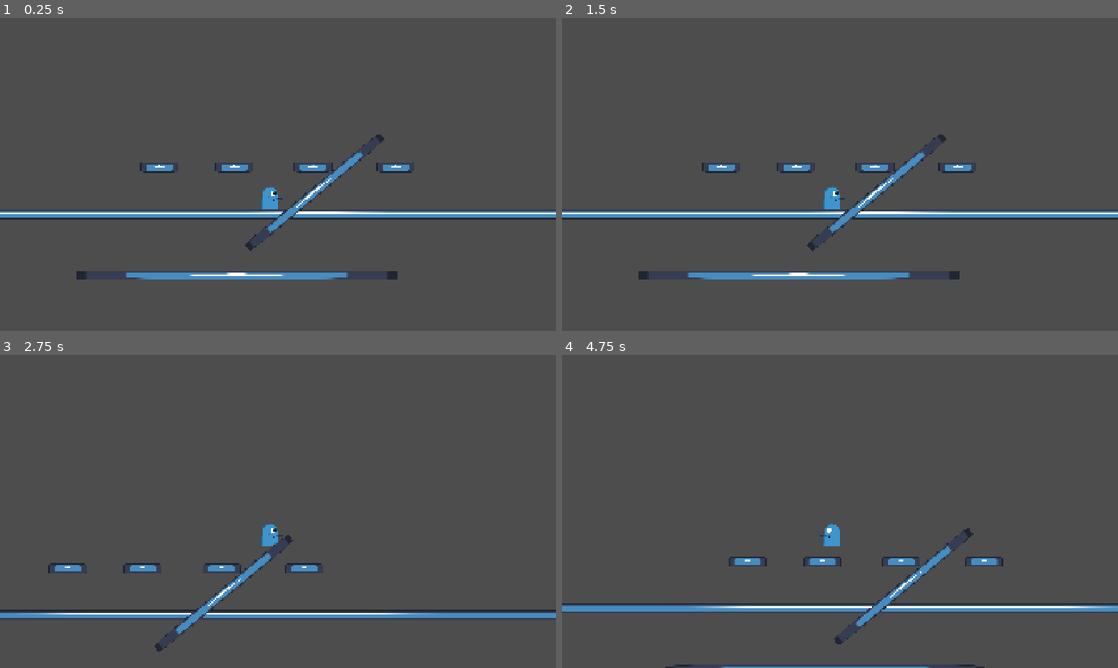
Above: before the commit, frames 1-4 (two rows, left to right).
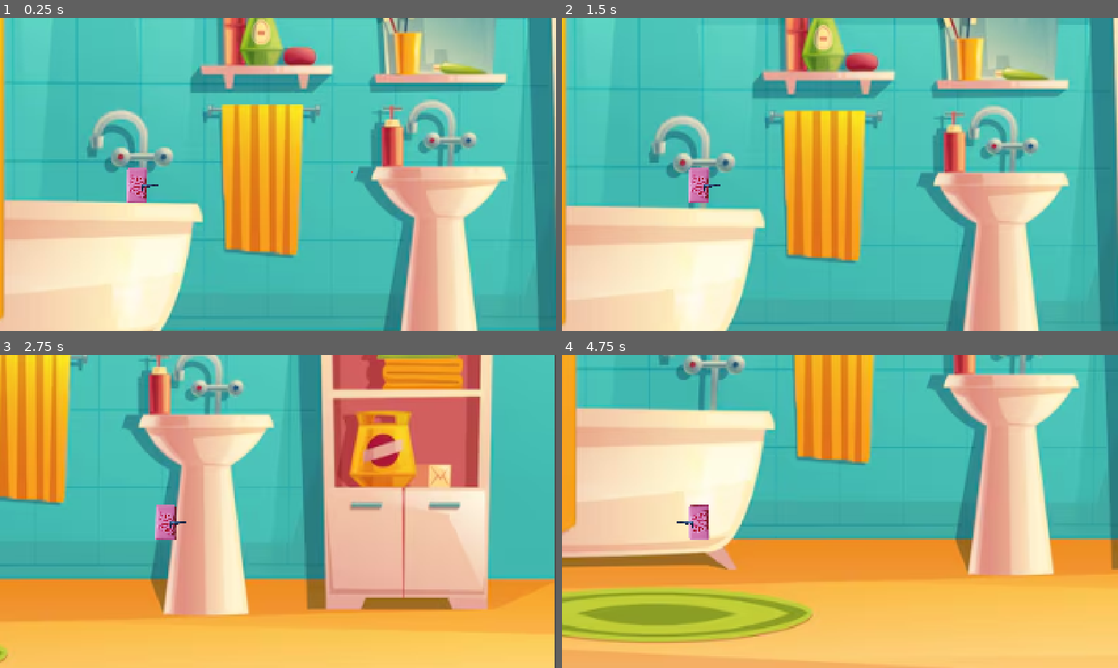
Above: after the commit, the same moments.

Repository: parlakportakal/silahasokan
Game: Godot game, scene res://Scenes/main.tscn
The game is run twice, just before and just after one commit, with the same random seed, the same clock (stepped at 60 frames per second) and the same inputs. The engine's default icon, where the game draws it, is replaced by a stand-in: a white triangle on a blue panel in a dark square.
Inputs (mouse positions are in pixels of both pictures, inside the frame that each line leads up to):
- Up to frame 1 (0.25 s): no input
- Up to frame 2 (1.5 s): tap Enter (ui_accept) at 0.5, 0.77 s; move the mouse to (962, 158) at 0.52 s; hold Right (ui_right) from 0.53 s (still down); tap S (asagi) at 0.6 s; move the mouse to (728, 190) at 1.27 s; tap R (rHARFi) at 1.35 s
- Up to frame 3 (2.75 s): tap Enter (ui_accept) at 1.52, 2 s; move the mouse to (333, 442) at 2.02 s; release Right (ui_right) at 2.03 s; hold Left (ui_left) from 2.03 s (still down); hold D (saga) from 2.03 s (still down)
- Up to frame 4 (4.75 s): move the mouse to (812, 574) at 2.77 s; release Left (ui_left) at 2.78 s; release D (saga) at 2.78 s; hold Right (ui_right) 2.78-4.28 s; click (812, 574) at 2.85 s; tap Enter (ui_accept) at 3.02, 3.5, 3.77, 4.52 s; move the mouse to (1006, 558) at 3.52 s; hold A (sola) 3.53-4.28 s; move the mouse to (673, 464) at 4.27 s; hold Left (ui_left) from 4.28 s (still down); tap Space (zipla) at 4.35 s

The runs differ from the first frame. In frame 1, 100% of the frame differs, in the area x 0-100%, y 0-100%; in frame 2, 100%; in frame 3, 100%; in frame 4, 100%.

Commit message:
iki tane harita 1 tane perde 1 tane bounty

Diff:
--- a/Scenes/main.tscn
+++ b/Scenes/main.tscn
@@ -2,55 +2,110 @@
 
 [ext_resource type="Script" uid="uid://b0rl2noq8ga8i" path="res://Scripts/main.gd" id="1_8gbba"]
 [ext_resource type="PackedScene" uid="uid://835xbk7lq8cw" path="res://Scenes/platform.tscn" id="1_bo1nx"]
+[ext_resource type="Texture2D" uid="uid://bh0tjdsqq6gpf" path="res://Assets/civirzivir/arkaplan.png" id="2_6bp64"]
 [ext_resource type="PackedScene" uid="uid://cmtgnb445pe26" path="res://Scenes/player.tscn" id="2_8gbba"]
 [ext_resource type="PackedScene" uid="uid://bgld8x6dlgami" path="res://Scenes/silahlarscence/pistol.tscn" id="4_jjvhh"]
 [ext_resource type="PackedScene" uid="uid://bf6niddbhclxo" path="res://Scenes/mermi.tscn" id="5_kry3j"]
+[ext_resource type="Texture2D" uid="uid://26whi1h644ba" path="res://Assets/civirzivir/perde.png" id="7_344ge"]
+[ext_resource type="Texture2D" uid="uid://br5ub5r0t6is5" path="res://Assets/civirzivir/perde2.png" id="8_344ge"]
 
 [node name="main" type="Node2D" unique_id=2134541721]
 script = ExtResource("1_8gbba")
 
+[node name="Arkaplan" type="Sprite2D" parent="." unique_id=1907234395]
+position = Vector2(563, 310.00003)
+scale = Vector2(1.6236501, 1.6236501)
+texture = ExtResource("2_6bp64")
+
 [node name="PLATFORMLAR" type="Node" parent="." unique_id=374862151]
 
-[node name="PLATFORM" parent="PLATFORMLAR" unique_id=1875693618 instance=ExtResource("1_bo1nx")]
-position = Vector2(503, 370)
-scale = Vector2(11.479998, 1)
+[node name="PLATFORM6" parent="PLATFORMLAR" unique_id=1956561074 instance=ExtResource("1_bo1nx")]
+position = Vector2(260, 381.00003)
+rotation = 0.017179232
+scale = Vector2(0.6503712, 1.0155843)
 
-[node name="PLATFORM2" parent="PLATFORMLAR" unique_id=1868514009 instance=ExtResource("1_bo1nx")]
-position = Vector2(335, 496)
+[node name="PLATFORM7" parent="PLATFORMLAR" unique_id=1875693618 instance=ExtResource("1_bo1nx")]
+position = Vector2(556, 219.00003)
+rotation = 0.003840969
+scale = Vector2(0.23111154, 0.788217)
 
-[node name="PLATFORM3" parent="PLATFORMLAR" unique_id=1412163715 instance=ExtResource("1_bo1nx")]
-position = Vector2(176, 274)
-scale = Vector2(0.120000005, 1)
+[node name="PLATFORM17" parent="PLATFORMLAR" unique_id=1522590111 instance=ExtResource("1_bo1nx")]
+position = Vector2(556, 219.00003)
+rotation = 0.003840969
+scale = Vector2(0.23111154, 0.788217)
 
-[node name="PLATFORM4" parent="PLATFORMLAR" unique_id=995882973 instance=ExtResource("1_bo1nx")]
-position = Vector2(330, 274)
-scale = Vector2(0.120000005, 1)
+[node name="PLATFORM16" parent="PLATFORMLAR" unique_id=45553058 instance=ExtResource("1_bo1nx")]
+position = Vector2(756, 17)
+rotation = 0.003840969
+scale = Vector2(0.23111154, 0.788217)
 
-[node name="PLATFORM5" parent="PLATFORMLAR" unique_id=1944564951 instance=ExtResource("1_bo1nx")]
-position = Vector2(492, 274)
-scale = Vector2(0.120000005, 1)
+[node name="PLATFORM8" parent="PLATFORMLAR" unique_id=323929823 instance=ExtResource("1_bo1nx")]
+position = Vector2(758, 232)
+rotation = -0.01156584
+scale = Vector2(0.23111154, 0.788217)
 
-[node name="PLATFORM7" parent="PLATFORMLAR" unique_id=1923722368 instance=ExtResource("1_bo1nx")]
-position = Vector2(496.00003, 325)
-rotation = -0.69266117
-scale = Vector2(0.5450617, 1)
+[node name="PLATFORM9" parent="PLATFORMLAR" unique_id=1264084822 instance=ExtResource("1_bo1nx")]
+position = Vector2(756.99994, 339.99997)
+rotation = 0.009819103
+scale = Vector2(0.23111154, 0.788217)
 
-[node name="PLATFORM6" parent="PLATFORMLAR" unique_id=1956561074 instance=ExtResource("1_bo1nx")]
-position = Vector2(662, 274)
-scale = Vector2(0.120000005, 1)
+[node name="PLATFORM10" parent="PLATFORMLAR" unique_id=455344758 instance=ExtResource("1_bo1nx")]
+position = Vector2(990.99994, 179.00002)
+rotation = 0.0030467832
+scale = Vector2(0.29727802, 0.70116)
+
+[node name="PLATFORM11" parent="PLATFORMLAR" unique_id=1303109712 instance=ExtResource("1_bo1nx")]
+position = Vector2(991, 13)
+rotation = 0.0013437796
+scale = Vector2(0.31650713, 0.699934)
+
+[node name="PLATFORM12" parent="PLATFORMLAR" unique_id=1938322523 instance=ExtResource("1_bo1nx")]
+position = Vector2(988.99994, 308.00003)
+rotation = -0.00489458
+scale = Vector2(0.30218166, 0.5153067)
+
+[node name="PLATFORM13" parent="PLATFORMLAR" unique_id=691248361 instance=ExtResource("1_bo1nx")]
+position = Vector2(993.99994, 421.00003)
+rotation = -0.00489458
+scale = Vector2(0.2686869, 0.44450063)
+
+[node name="PLATFORM14" parent="PLATFORMLAR" unique_id=446709257 instance=ExtResource("1_bo1nx")]
+position = Vector2(562, 613)
+rotation = -0.0027981626
+scale = Vector2(1.834506, 0.47930914)
+
+[node name="PLATFORM15" parent="PLATFORMLAR" unique_id=857479818 instance=ExtResource("1_bo1nx")]
+position = Vector2(261, 26)
+rotation = 0.0045252843
+scale = Vector2(0.7228227, 0.5129696)
 
 [node name="player" parent="." unique_id=1857629448 instance=ExtResource("2_8gbba")]
 position = Vector2(404, 338)
 
-[node name="Camera2D" type="Camera2D" parent="player" unique_id=237960700]
-position = Vector2(16, 25)
-offset = Vector2(0, -75)
-ignore_rotation = false
-zoom = Vector2(1.68, 1.68)
-position_smoothing_speed = 12.855
-
 [node name="pistol" parent="player" unique_id=263644930 instance=ExtResource("4_jjvhh")]
 position = Vector2(15, 2)
 
+[node name="Camera2D" type="Camera2D" parent="player" unique_id=237960700]
+position = Vector2(165, 62)
+scale = Vector2(2.268849, 1.3246347)
+offset = Vector2(0, -75)
+ignore_rotation = false
+zoom = Vector2(2.96, 2.96)
+limit_left = -28
+limit_top = 13
+limit_right = 1165
+limit_bottom = 793
+position_smoothing_speed = 12.855
+
 [node name="mermi" parent="." unique_id=1313714118 instance=ExtResource("5_kry3j")]
 position = Vector2(431, 337)
+
+[node name="Perde" type="Sprite2D" parent="." unique_id=1071804381]
+position = Vector2(567, 313.00003)
+scale = Vector2(1.6389999, 1.6389999)
+texture = ExtResource("7_344ge")
+
+[node name="Perde2" type="Sprite2D" parent="Perde" unique_id=394381367]
+position = Vector2(-3.6607666, -1.2202759)
+scale = Vector2(1.029279, 1.029279)
+texture = ExtResource("8_344ge")
--- a/Scenes/platform.tscn
+++ b/Scenes/platform.tscn
@@ -1,6 +1,4 @@
 [gd_scene format=3 uid="uid://835xbk7lq8cw"]
-
-[ext_resource type="Texture2D" uid="uid://h4x0tusyksxb" path="res://icon.svg" id="1_1rc8e"]
 
 [sub_resource type="RectangleShape2D" id="RectangleShape2D_8k338"]
 size = Vector2(660, 20)
@@ -13,7 +11,3 @@
 [node name="CollisionShape2D" type="CollisionShape2D" parent="StaticBody2D" unique_id=613664931]
 shape = SubResource("RectangleShape2D_8k338")
 one_way_collision = true
-
-[node name="Sprite2D" type="Sprite2D" parent="." unique_id=302654769]
-scale = Vector2(5.1562495, 0.15624999)
-texture = ExtResource("1_1rc8e")
--- a/Scenes/player.tscn
+++ b/Scenes/player.tscn
@@ -1,10 +1,10 @@
 [gd_scene format=3 uid="uid://cmtgnb445pe26"]
 
 [ext_resource type="Script" uid="uid://m84y8etnbkqj" path="res://playeranlık.gd" id="1_cvnsp"]
-[ext_resource type="Texture2D" uid="uid://b6o1e3lxbla3e" path="res://Assets/och.png" id="2_cvnsp"]
+[ext_resource type="Texture2D" uid="uid://w3bjah5ctu1k" path="res://Assets/civirzivir/soap.png" id="2_cvnsp"]
 
 [sub_resource type="CapsuleShape2D" id="CapsuleShape2D_g4v7s"]
-radius = 15.0
+radius = 12.0
 height = 42.0
 
 [node name="player" type="CharacterBody2D" unique_id=824720089]
@@ -12,8 +12,9 @@
 script = ExtResource("1_cvnsp")
 
 [node name="Sprite2D" type="Sprite2D" parent="." unique_id=721585257]
-position = Vector2(0, -1.508503)
-scale = Vector2(0.13492063, 0.12942973)
+position = Vector2(0.99999994, 0)
+rotation = -1.5707964
+scale = Vector2(0.12615554, 0.12249789)
 texture = ExtResource("2_cvnsp")
 
 [node name="CollisionShape2D" type="CollisionShape2D" parent="." unique_id=668489652]
--- /dev/null
+++ b/Scenes/salon.tscn
@@ -0,0 +1,77 @@
+[gd_scene format=3 uid="uid://bacq5h5y1wgfp"]
+
+[ext_resource type="Texture2D" uid="uid://dxmyht8wlga03" path="res://Assets/civirzivir/salon.png" id="1_28kpt"]
+[ext_resource type="Texture2D" uid="uid://bpawaaqf5br0r" path="res://Assets/civirzivir/sakso.png" id="2_026xh"]
+[ext_resource type="Texture2D" uid="uid://bhmrdx65ram6t" path="res://Assets/civirzivir/ot.png" id="3_3akjp"]
+[ext_resource type="PackedScene" uid="uid://835xbk7lq8cw" path="res://Scenes/platform.tscn" id="4_s5yiy"]
+[ext_resource type="PackedScene" uid="uid://cmtgnb445pe26" path="res://Scenes/player.tscn" id="5_026xh"]
+
+[node name="salon" type="Node2D" unique_id=354787523]
+
+[node name="Salon" type="Sprite2D" parent="." unique_id=1658406263]
+position = Vector2(924, 529)
+scale = Vector2(1.6, 1.6)
+texture = ExtResource("1_28kpt")
+
+[node name="PLATFORM" parent="." unique_id=1875693618 instance=ExtResource("4_s5yiy")]
+position = Vector2(925, 703)
+scale = Vector2(0.8768732, 0.9609831)
+
+[node name="PLATFORM2" parent="." unique_id=2025994231 instance=ExtResource("4_s5yiy")]
+position = Vector2(929, 539)
+scale = Vector2(0.7444872, 0.82046205)
+
+[node name="PLATFORM10" parent="." unique_id=579557198 instance=ExtResource("4_s5yiy")]
+position = Vector2(264, 221)
+rotation = -0.003856775
+scale = Vector2(0.5924425, 0.8774412)
+
+[node name="PLATFORM11" parent="." unique_id=1929264142 instance=ExtResource("4_s5yiy")]
+position = Vector2(929, 47)
+rotation = 0.0031085573
+scale = Vector2(1.3792421, 1.0694847)
+
+[node name="PLATFORM5" parent="." unique_id=1394624086 instance=ExtResource("4_s5yiy")]
+position = Vector2(1498.0001, 579.00006)
+scale = Vector2(0.40991655, 1.01336)
+
+[node name="PLATFORM6" parent="." unique_id=754129049 instance=ExtResource("4_s5yiy")]
+position = Vector2(1589.0001, 298)
+scale = Vector2(0.54818815, 0.57790136)
+
+[node name="PLATFORM7" parent="." unique_id=1564751605 instance=ExtResource("4_s5yiy")]
+position = Vector2(1495, 196)
+scale = Vector2(0.22436972, 0.7082769)
+
+[node name="PLATFORM8" parent="." unique_id=1354372441 instance=ExtResource("4_s5yiy")]
+position = Vector2(1743.9999, 739.00006)
+scale = Vector2(0.14535189, 0.69222105)
+
+[node name="PLATFORM9" parent="." unique_id=1450063816 instance=ExtResource("4_s5yiy")]
+position = Vector2(918.99994, 1048)
+scale = Vector2(2.8057904, 0.75394696)
+
+[node name="PLATFORM3" parent="." unique_id=1597592757 instance=ExtResource("4_s5yiy")]
+position = Vector2(626.00006, 568.00006)
+rotation = -0.45850015
+scale = Vector2(0.20663866, 0.8292211)
+
+[node name="PLATFORM4" parent="." unique_id=1330584690 instance=ExtResource("4_s5yiy")]
+position = Vector2(1234, 567.99994)
+rotation = 0.4590216
+scale = Vector2(0.21806276, 0.6302146)
+
+[node name="player" parent="." unique_id=824720089 instance=ExtResource("5_026xh")]
+position = Vector2(889, 425)
+
+[node name="Camera2D" type="Camera2D" parent="player" unique_id=1961666024]
+
+[node name="Sakso" type="Sprite2D" parent="." unique_id=107334433]
+position = Vector2(905.00006, 537)
+scale = Vector2(1.64, 1.64)
+texture = ExtResource("2_026xh")
+
+[node name="Ot" type="Sprite2D" parent="." unique_id=760802118]
+position = Vector2(893, 523)
+scale = Vector2(1.66, 1.66)
+texture = ExtResource("3_3akjp")
Binary file added: Assets/civirzivir/arkaplan.png
Not shown, added: Assets/civirzivir/arkaplan.png.import
Binary file added: Assets/civirzivir/ot.png
Not shown, added: Assets/civirzivir/ot.png.import
Binary file added: Assets/civirzivir/perde.png
Not shown, added: Assets/civirzivir/perde.png.import
Binary file added: Assets/civirzivir/perde2.png
Not shown, added: Assets/civirzivir/perde2.png.import
Binary file added: Assets/civirzivir/sakso.png
Not shown, added: Assets/civirzivir/sakso.png.import
Binary file added: Assets/civirzivir/salon.png
Not shown, added: Assets/civirzivir/salon.png.import
(and 2 more such lines)
